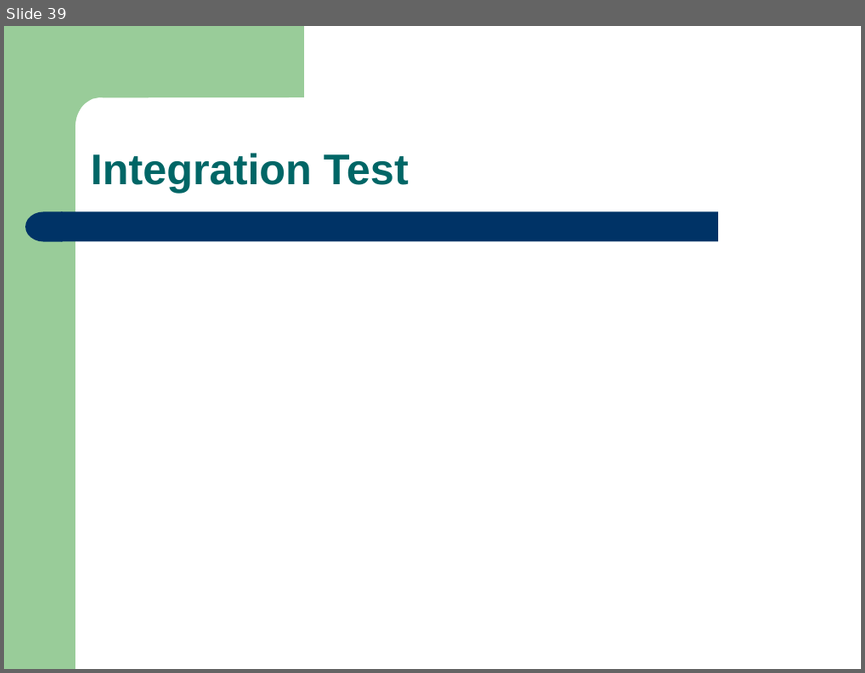
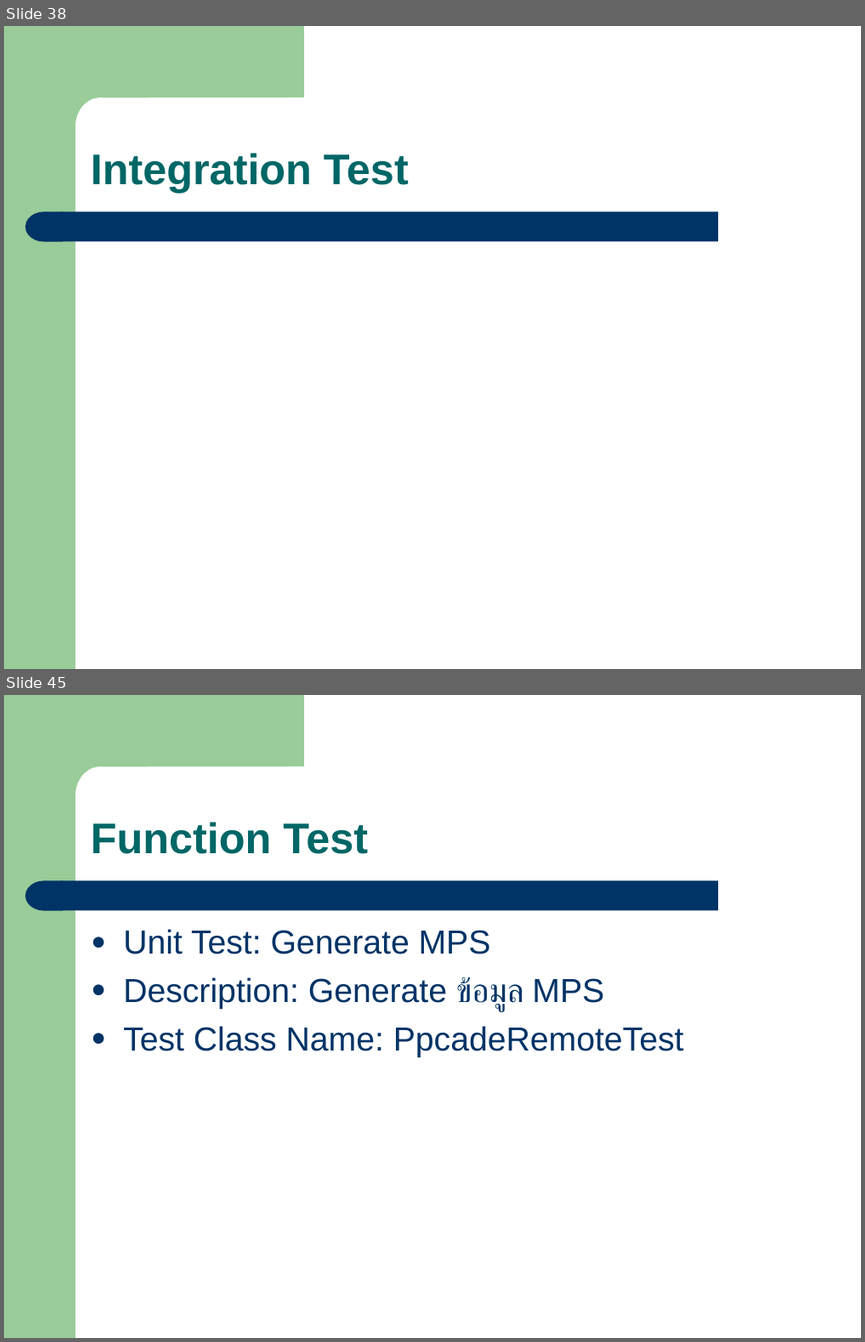
Before and after one commit to eseawind/simple-mrp, a slide deck: simple-mrp-doc/Simple_MRP_Present_V1.2_POM_20110226.ppt. Shown one above the other, each under a label of ours: slide 39 before the commit, slides 38 and 45 after it; the slides between them are not shown. The pictures are 865x673 and 865x1342 pixels, drawn with LibreOffice and Linux fonts; fonts in the diff are those of the drawing. Boxes give left, top, right and bottom in pixels: in the first picture for what was removed or moved away, otherwise in the second. Text is boxed around its words. In the diff, an @@ line names an element or a change of style, - is before the commit and + after.

```diff
--- a/simple-mrp-doc/Simple_MRP_Present_V1.2_POM_20110226.ppt
+++ b/simple-mrp-doc/Simple_MRP_Present_V1.2_POM_20110226.ppt
@@ slide 45 added at bbox=[4, 695, 861, 1338], background #FFFFFF; not listed: 4 template elements that a slide beside it also shows @@
@@ text added at bbox=[91, 822, 368, 854], 36 pt, text #006666, bold @@
+Function Test
@@ text added at bbox=[123, 929, 684, 1057], 28 pt, text #003366 @@
+● Unit Test: Generate MPS
+● Description: Generate ข้อมูล MPS
+● Test Class Name: PpcadeRemoteTest
@@ what was slide 39 is now slide 38 @@
```
Also in this commit, not shown: 1 slide changed, 24 other slides added, 2 slides removed, 3 other files.
